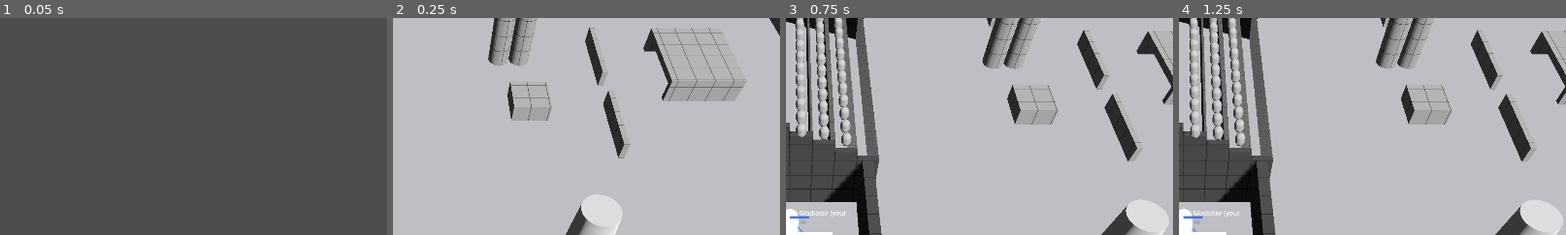
Above: before the commit, frames 1-4 (left to right).
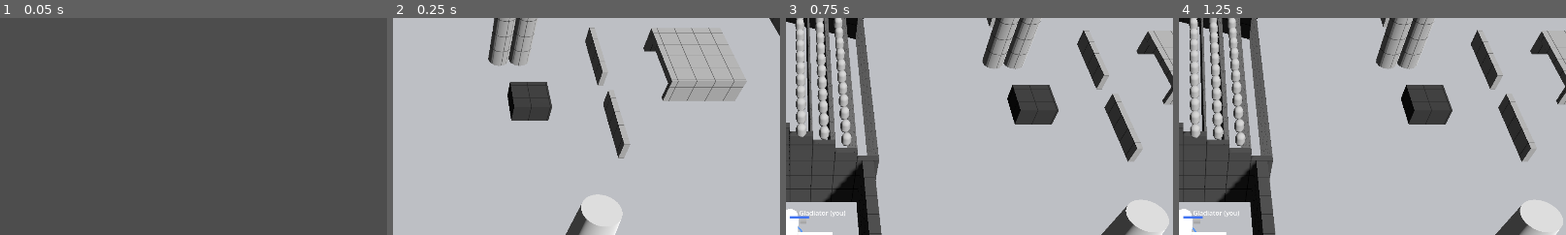
Above: after the commit, the same moments.

Repository: sepetovski/MOBA6
Game: Godot game, scene res://scenes/main.tscn
Same seed, same stepped clock (60 frames per second), same inputs: the game is played once before the commit and once after it.
Inputs (mouse positions are % of the whole screen's width and height, from its top left):
- Up to frame 1 (0.05 s): no input
- Up to frame 2 (0.25 s): no input
- Up to frame 3 (0.75 s): tap Enter at 0.5 s; move the mouse to (72, 45) at 0.52 s; hold D from 0.53 s (still down); hold Q (ability_1) from 0.53 s (still down); click (72, 45) at 0.67 s
- Up to frame 4 (1.25 s): keep holding D; keep holding Q (ability_1); tap Space (jump) at 0.77 s
The pictures show only the part of the screen within x 49-99%, y 0-50%; the shares and areas given below are measured in that part.

Frame 1 is identical in both runs. In frame 2, 1.9% of the frame differs, in the area x 29-42%, y 29-48%; in frame 3, 2.1%, in the area x 57-71%, y 30-50%; in frame 4, 2.1%.

Commit message:
Point facing at the cursor and darken the crates that break.
The nose yaw had the horizontal axis mirrored, so the mouse on the left faced right. Small and flat crates are darker and break under a hit, a dash, or a slide.

Co-authored-by: Damajn <sepetovskidamjan@gmail.com>

Diff:
--- a/src/sim/movement/movement_motor.gd
+++ b/src/sim/movement/movement_motor.gd
@@ -651,7 +651,9 @@
 		direction = _slide_dir
 	if direction.length_squared() < 0.04:
 		return
-	var target := atan2(direction.x, -direction.z)
+	# Godot yaw θ points the nose (−Z) along (−sin θ, −cos θ). The X term is negated
+	# so the mouse on the left faces left, not the mirror of it.
+	var target := atan2(-direction.x, -direction.z)
 	var max_step := deg_to_rad(profile.turn_rate_deg) * dt
 	var delta := wrapf(target - _body.rotation.y, -PI, PI)
 	_body.rotation.y += clampf(delta, -max_step, max_step)
--- a/src/sim/sim_unit.gd
+++ b/src/sim/sim_unit.gd
@@ -93,6 +93,8 @@
 	motor.step(intent, dt)
 	if combat != null:
 		combat.finish()
+	if motor.state == MovementMotor.State.SLIDING or motor.state == MovementMotor.State.FORCED:
+		sim.damage_props(global_position, motor.profile.radius + 0.35, 40.0, false)
 	intent.clear_edges()
 	state.move_state = motor.state
 	state.velocity = velocity
--- a/src/sim/simulation.gd
+++ b/src/sim/simulation.gd
@@ -314,7 +314,7 @@
 		unit.combat.clear_attack()
 
 
-func damage_props(point: Vector3, radius: float, amount: float) -> bool:
+func damage_props(point: Vector3, radius: float, amount: float, hit_towers := true) -> bool:
 	var hit := false
 	var props := _arena.get_node_or_null("Navigation/Props")
 	if props != null:
@@ -331,15 +331,16 @@
 				child.queue_free()
 			else:
 				child.set_meta("health", left)
-	for tower in _towers:
-		if tower.health <= 0.0:
-			continue
-		var flat := tower.global_position - point
-		flat.y = 0.0
-		if flat.length() > radius + 1.4:
-			continue
-		hit = true
-		tower.hurt(amount)
+	if hit_towers:
+		for tower in _towers:
+			if tower.health <= 0.0:
+				continue
+			var flat := tower.global_position - point
+			flat.y = 0.0
+			if flat.length() > radius + 1.4:
+				continue
+			hit = true
+			tower.hurt(amount)
 	return hit
 
 
--- a/src/world/prop_kit.gd
+++ b/src/world/prop_kit.gd
@@ -138,15 +138,16 @@
 
 static func _fill(body: StaticBody3D, prop_type: StringName) -> void:
 	var material := GreyMaterials.get_material(PROP_ALBEDO)
+	var breakable := GreyMaterials.get_material(0.22)
 	match prop_type:
 		&"crate_s":
-			_box(body, Vector3(1, 1, 1), material)
+			_box(body, Vector3(1, 1, 1), breakable)
 		&"crate_m":
-			_box(body, Vector3(1.5, 1.5, 1.5), material)
+			_box(body, Vector3(1.5, 1.5, 1.5), breakable)
 		&"crate_l":
 			_box(body, Vector3(2, 2, 2), material)
 		&"crate_flat":
-			_box(body, Vector3(2, 0.5, 1), material)
+			_box(body, Vector3(2, 0.5, 1), breakable)
 		&"barrel":
 			_cylinder(body, 0.45, 1.0, Vector3.ZERO, material)
 		&"barrel_cluster":
